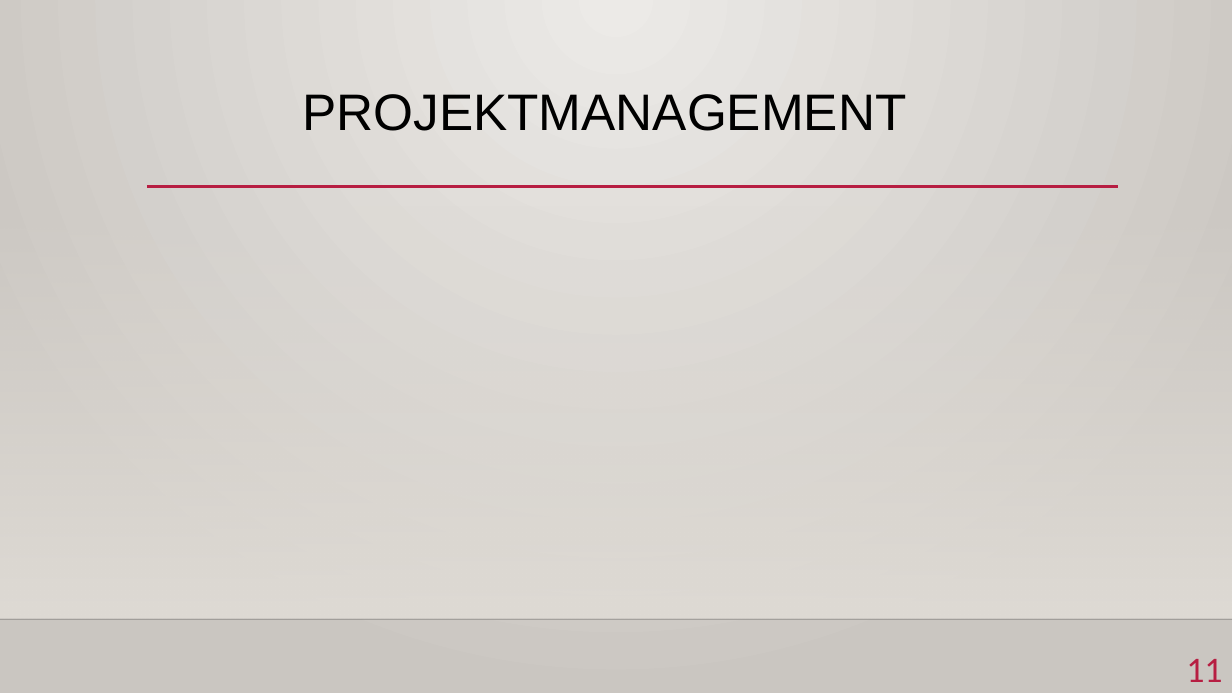
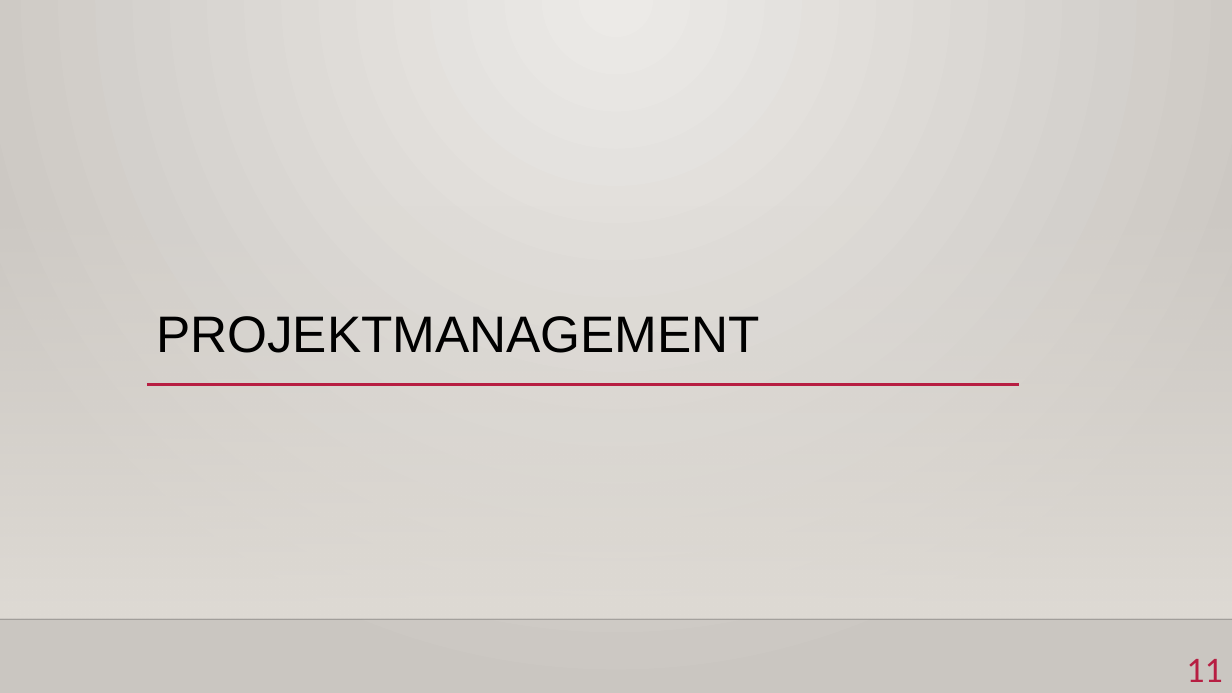
Before and after one commit to yschiebelhut/Geburtstagskalender, a slide deck: slide 11 of MyCalendar.pptx. Drawn at 1232x693 pixels with LibreOffice and Linux fonts; fonts in the diff are those of the drawing; background and template pictures are left out. Boxes give left, top, right and bottom in pixels: in the first picture for what was removed or moved away, otherwise in the second. Text is boxed around its words. In the diff, an @@ line names an element or a change of style, - is before the commit and + after.

```diff
--- a/MyCalendar.pptx
+++ b/MyCalendar.pptx
@@ title "PROJEKTMANAGEMENT": place and size @@
-title "PROJEKTMANAGEMENT" at bbox=[303, 94, 907, 131]
+title "PROJEKTMANAGEMENT" at bbox=[156, 316, 760, 353]
@@ title "PROJEKTMANAGEMENT" at bbox=[156, 316, 760, 353]: vertical alignment top to bottom @@
@@ line moved from (147, 187) - (1118, 187) to (147, 384) - (1019, 384) @@
```
Also in this commit, not shown: 7 slides added.
